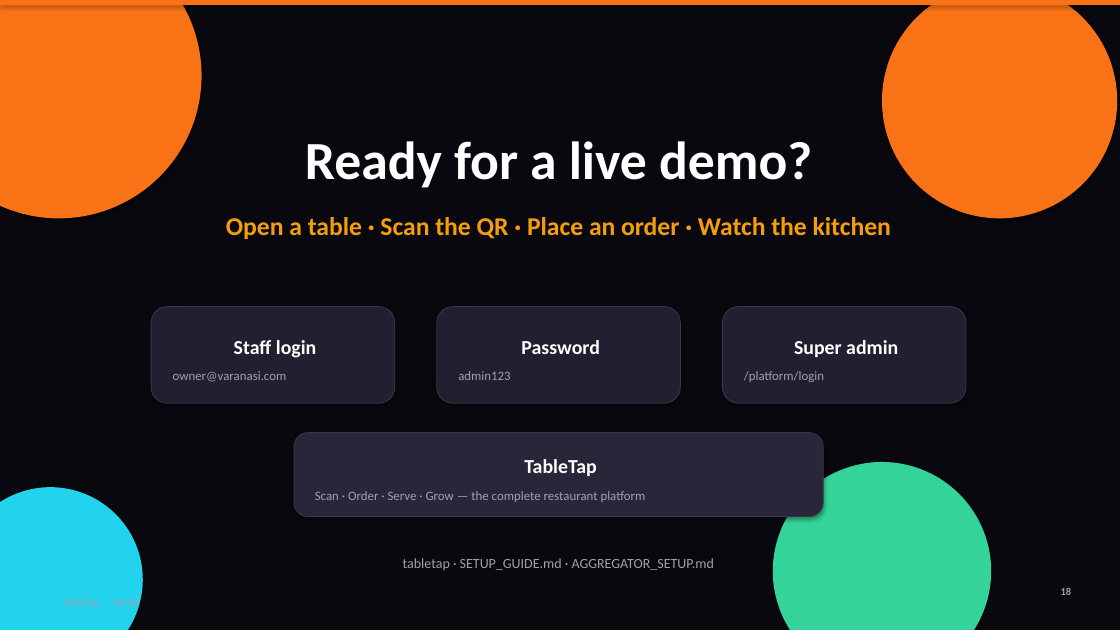
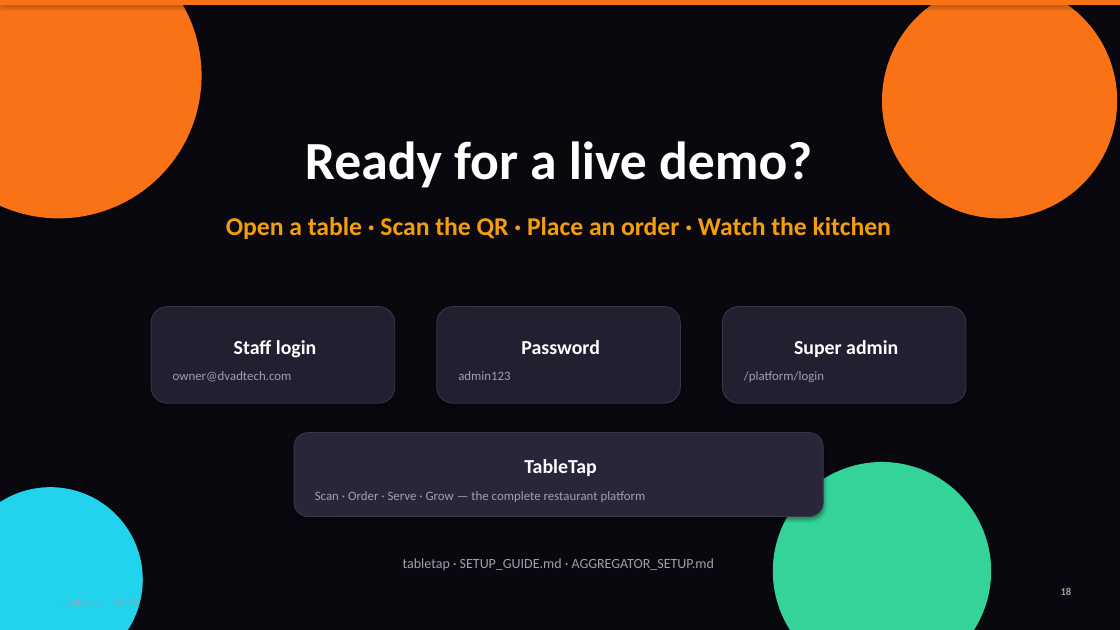
Before and after one commit to chandrasheker/order-on-the-fly, a slide deck: slide 18 of presentation/TableTap-Restaurant-Owner-Deck.pptx. Drawn at 1120x630 pixels with LibreOffice and Linux fonts; fonts in the diff are those of the drawing. Boxes give left, top, right and bottom in pixels: in the first picture for what was removed or moved away, otherwise in the second. Text is boxed around its words. In the diff, an @@ line names an element or a change of style, - is before the commit and + after.

```diff
--- a/presentation/TableTap-Restaurant-Owner-Deck.pptx
+++ b/presentation/TableTap-Restaurant-Owner-Deck.pptx
@@ text in rounded rectangle at [173,371,292,382]: text changed @@
-owner@varanasi.com
+owner@dvadtech.com
```
Also in this commit, not shown: 11 other files.
